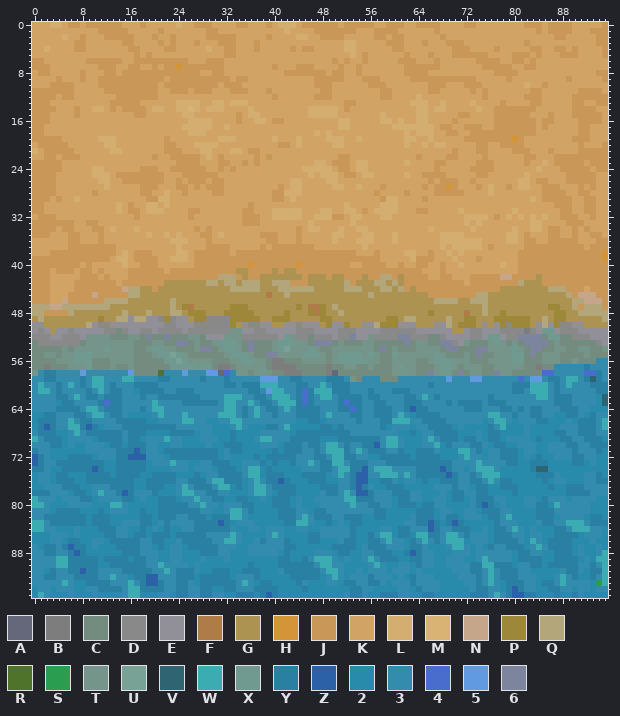
Two versions of one sprite sheet, assets/textures/tile_beach_bottom.png. Above: the version before the commit.
The file is 96x96 pixels. Colours within 5 levels of each other are drawn and written as one.
Palette (. is transparent): A #65687b  B #7d7d7d  C #748b80  D #898989  E #919099  F #af7b49  G #ac9352  H #d49538  J #c99859  K #d1a364  L #d3ae70  M #d9b373  N #c6a68a  P #9c8838  Q #b3a67a  R #50732b  S #2a9d50  T #75958a  U #79a296  V #2f6573  W #3bacb1  X #709990  Y #2980a2  Z #2c61a8  2 #298bac  3 #338bae  4 #496dcd  5 #629ae1  6 #7d849d
After the commit:
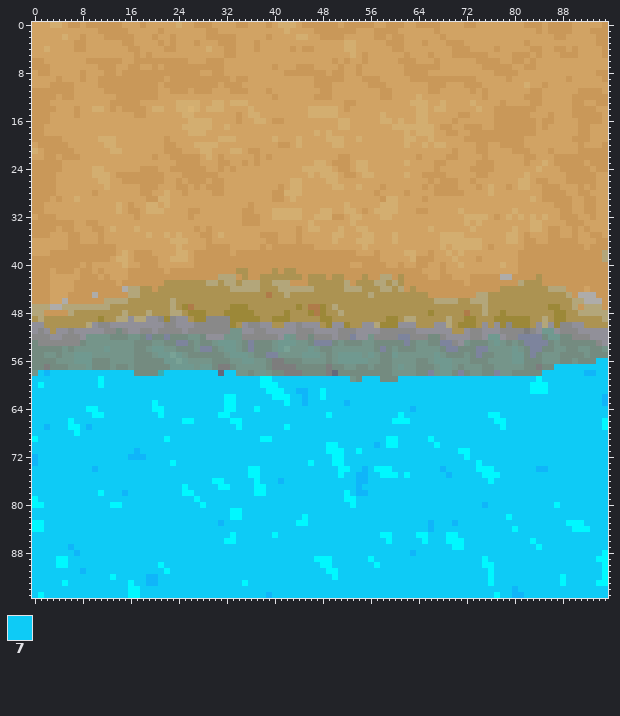
Colours new in this view: 7 #0ecbf6
The edit:
colour N: #c6a68a -> #aeacaa
colour R: #50732b -> #3bacb1
colour W: #3bacb1 -> #00f8ff
colour Z: #2c61a8 -> #10b5f9
Changed rows in their new state; - is a pixel that keeps its letter.
first column x 24:
 7 J
first column x 80:
19 J
first column x 69:
27 J
first column x 36:
38 -----------------------------------------------------------Q
39 -----------------------------------------------------------Q
40 J-------J---------------------------------------------------
first column x 0:
56 ----------------------------------------------------------------------------------------------77
57 ---------------------------------------------------------------------------------------777777777
58 -7Z77777777777777-----777777777-77---------------------------------------------------7777777ZZ77
59 77777777777-77777777777777777777777777WW7777777777777--777---77777777777777777777777W77777777777
60 7-777777777-77777777777777777777777777---777777777777777777777777777777777777777777---7777777777
61 777777777777777777777777777777777777777W--77ZZ77-7777777777777777777777777777777777---7777777777
62 77777777777777777777777777777777--777777---77Z77-7777777777777777777777777777777777777777777777Z
63 77777777777777777777-77777777777--77777777-77Z777777Z777777777777777777777777777777777777777777Z
64 777777777--777777777--7777777777--777-7777777777777777777777777-77777777777777777777777777777777
65 7777777777--777777777-777777777--7777777777777777-77777777777-77777777777777--777777777777777777
66 777777-777777777777777777--777777--7777777777777777777777777---77777777777777--7777777777777777-
67 77-777--7-777777777777777777777777-7777777-77777777777777777777777777777777777-7777777777777777-
68 7777777-7777777777777777777777777777777777777777777777777777777777777777777777777777777777777777
69 -777777777777777777777-777777777777777--7777777777777777777--77777-77777777777777777777777777777
70 7777777777777777777777777777777777777777777777777--777777-7--777777-7777777777777777777777777777
71 77777777777777777-7777777777777777777777777777777---77-7777777777777777--77777777777777777777777
72 -777777777777777---7777777777777777777777777777777--77777777777777777777-77777777777777777777777
73 -7777777777777777777777-7777777777777777777777-777--7777777777777777777777-777777777777777777777
74 7777777777-7777777777777777777777777--7777777777777--77-7---77777777-77777---7777777ZZ7777777777
75 777777777777777777777777777777777777--7777777777777-77--77---7-777777-77777---777777777777777777
76 777777777777777777777777777777--77777-777-777777777777--77777777777777777777-7777777777777777777
77 7777777777777777777777777-77777--7777--777777777777777-77777777777777777777777777777777777777777
78 77777777777-777-777777777--7777777777--7777777777777-7--7777777777777777777777777777777777777777
79 -77777777777777777777777777-777777777777777777777777--777777777777777777777777777777777777777777
80 --77777777777--7777777777777-777777777777777777777777-777777777777777777777-77777777777-77777777
81 777777777777777777777777777777777--7777777777777777777777777777777777777777777777777777777777777
82 777777777777777777777777777777777--7777777777-777777777777777777777777777777777-7777777777777777
83 --77777777777777777777777777777-777777777777--77777777777777777777-777-777777777777777777---7777
84 --7777777777777777777777777777777777777777777777777777777777777777-7777777777777-777777777---777
85 777777777777777777777777777777777-777777-77777777777777777--7777--777--7777777777777777777777777
86 77777777777777777777777777777777--7777777777777777777777777-77777-777---77777777777-777777777777
87 777777-777777777777777777777777777777777777777777777777777777777777777--777777777777-77777777777
88 7777777-7777777777777777777777777777777777777777777777777777777-7777777777777777777777777777777-
89 7777--77777777777777777777777777777777777777777---777777-777777777777777777-777777777777777777--
90 7777--777777777777777-77777777777777777777777777--7777777-77777777777777777--777777777777777777-
91 77777777-7777777777777-77777777777777777777777777--7777777777777777777777777-777777777777777777-
92 7777777777777-77777--77777777777777777777777777777-7777777777777777777777777-77777777777-777777-
93 77777-7777777777-77--77777777777777-7777777777777777777777777777777777777777-77777777777-77777W-
94 7777777777777777--77777777777777777777777777777777777777777777777777777777777777-777777777777777
95 7-77777777777777--777777777777777777777-7777777777777777777777777777777777777-77--77777777777777
